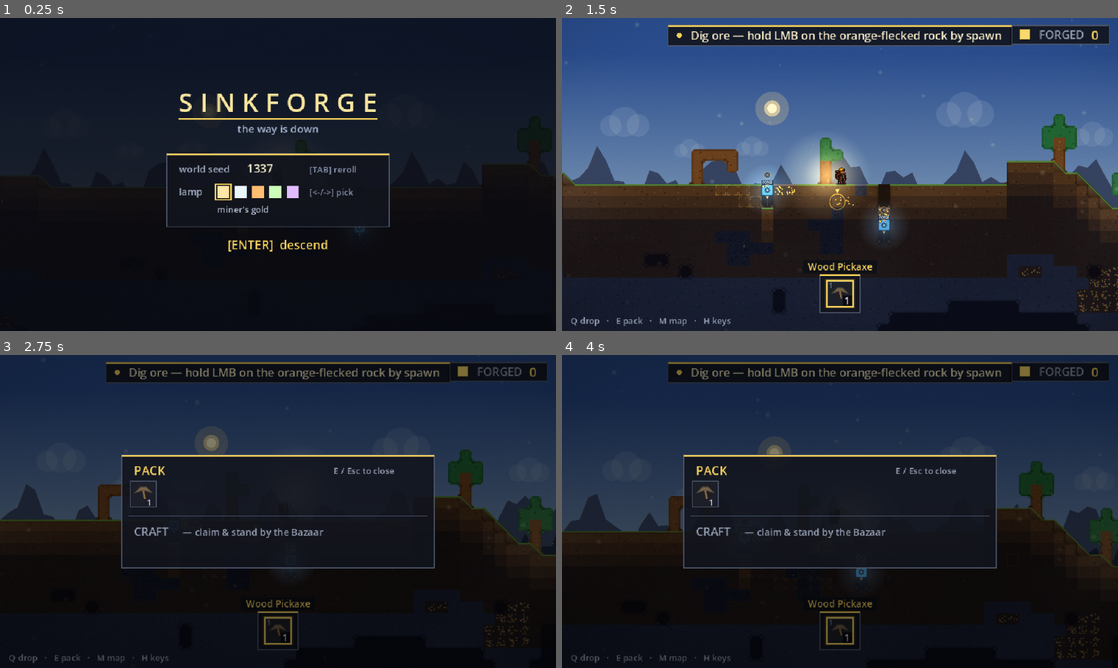
Above: before the commit, frames 1-4 (two rows, left to right).
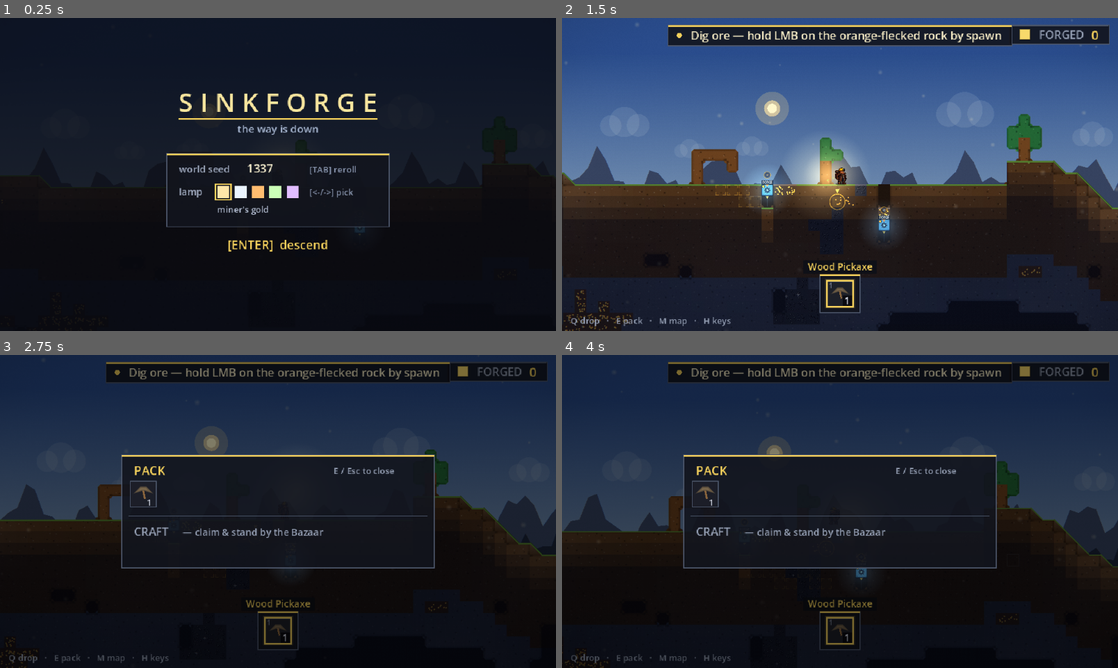
Above: after the commit, the same moments.

Repository: teohondascully/sinkforge
Game: Godot game, scene res://scenes/main.tscn
Same seed, same stepped clock (60 frames per second), same inputs: the game is played once before the commit and once after it.
Inputs (mouse positions are in pixels of both pictures, inside the frame that each line leads up to):
- Up to frame 1 (0.25 s): no input
- Up to frame 2 (1.5 s): tap Enter at 0.5 s; move the mouse to (962, 158) at 0.52 s; hold D (sf_right) 0.53-1.25 s; right-click (962, 158) at 0.6 s; click (962, 158) at 0.67 s; tap Space (sf_jump) at 0.77, 1.07 s; drag from (728, 190) to (812, 237) at 1.27 s
- Up to frame 3 (2.75 s): move the mouse to (333, 442) at 2.02 s; hold D (sf_right) from 2.03 s (still down); tap E (sf_craft) at 2.1 s
- Up to frame 4 (4 s): release D (sf_right) at 2.75 s; drag from (812, 574) to (673, 464) at 2.77 s; tap Space (sf_jump) at 3.5, 3.77 s; move the mouse to (1006, 558) at 3.52 s; hold A (sf_left) from 3.53 s (still down); tap Mouse wheel up (sf_cycle_prev) at 3.6 s

The runs differ from the first frame. In frame 1, 0.2% of the frame differs, in the area x 88-98%, y 34-48%; in frame 2, 1.8%, in the area x 0-100%, y 30-100%; in frame 3, 1.4%; in frame 4, 1.6%.

Commit message:
Ore quality tiers: rich ore + the Blast Furnace behind Enrichment (FABLE_50 #48)
Deeper = richer gets its second axis. Deep veins (at/below the deepslate
band) roll 45% RICH: a denser ore variant at 1.5x deposit that the plain
Forge cannot smelt - the Blast Furnace module (2 plate + 1 gear, behind
the Enrichment tech after Machining) pours TWO ingots from one. Glyph,
tooltip, hint, tech-tree chip, MiningRules (tier 2, hardness 2.4) all
wired; _test_rich_ore covers worldgen banding, the tier gate, the
research gate, the 1->2 smelt, and full conservation.

En route, two real bugs:

- Iron blobs could CREST through the seal onto the pre-breach shelf
 (the rich roll shifted worldgen's RNG and exposed it): _grow_vein
 gained a min_row floor; the iron pass hands it l2_top.

- The red RUNG-3 play-goal was a RAMP LIE, read off a frame trace of
 the real sequenced run: standing mid-ramp floats the body a half-tile
 above the column's solid, so dig_down_to's feet-probe read AIR forever
 and the lip-shuffle override (direction by neighbour-surface compare)
 shoved the body AWAY from the column - a permanent 3-state oscillation.
 Fix: cut the first SOLID cell straight DOWN the column - ask the
 COLUMN, not the toes. One correct rule replaced both hacks; the
 shuffle override is deleted.

ALL 12 HARNESS LAYERS PASS (sim suite + rich-ore tests; 13/13 play-goals).

Diff:
--- a/scenes/hints.gd
+++ b/scenes/hints.gd
@@ -31,6 +31,8 @@
 		"text": "SCANNER — select it and RMB fires a sonar pulse: every vein in range echoes through the rock."},
 	{"id": &"sapling", "item": &"sapling",
 		"text": "SAPLING — RMB plants it on grassy ground. It grows into a NEW TREE: wood is renewable."},
+	{"id": &"rich_ore", "item": &"rich_ore",
+		"text": "RICH ORE — too dense for the Forge. Research ENRICHMENT: a Blast Furnace pours TWO ingots from one."},
 	{"id": &"generator", "item": &"generator",
 		"text": "GENERATOR — place it, then drop COAL on it (Q). It radiates POWER to machines nearby."},
 	{"id": &"conduit", "item": &"conduit",
--- a/scenes/hud.gd
+++ b/scenes/hud.gd
@@ -98,6 +98,8 @@
 	&"iron_pickaxe": "tier-3 pick — the fastest made; keyed for what waits under L2",
 	&"wood_axe": "an old hatchet — your pick chops trees now; this is a keepsake",
 	&"sapling": "RMB plants it on grassy ground — a new tree grows (renewable wood)",
+	&"rich_ore": "high-grade ore from the deep shelf — a Blast Furnace pours 2 ingots from 1",
+	&"blast_furnace": "smelts RICH ore 1 → 2 ingots — the deep veins' payoff",
 	&"scanner": "sonar — select it, RMB pulses: nearby veins echo through the rock",
 	&"rope": "RMB above a drop — it unrolls down; W/S climbs it",
 	&"torch": "RMB on a wall-backed cell — light that STAYS",
--- a/scenes/main.gd
+++ b/scenes/main.gd
@@ -163,6 +163,7 @@
 		load("res://src/data/machines/plate_press.tres"),
 		load("res://src/data/machines/gear_mill.tres"),
 		load("res://src/data/machines/h_drill.tres"),     # the Borer — sideways extraction (FABLE_50 #46)
+		load("res://src/data/machines/blast_furnace.tres"),   # 1 rich ore → 2 ingots (#48, Enrichment)
 	]
 	for def: MachineDef in _craftable:
 		_machine_defs_by_id[def.id] = def
--- a/scenes/visuals.gd
+++ b/scenes/visuals.gd
@@ -27,6 +27,7 @@
 	# tags have no _BEHAVIORS entry (they fall through to the recipe runner), they exist so each module
 	# visibly announces its one product (per-item legibility, the modules' whole point).
 	&"iron_forge": {"kind": "furnace", "color": Color(0.40, 0.48, 0.62)}, # steel-blue furnace — smelts iron
+	&"blast_furnace": {"kind": "furnace", "color": Color(0.82, 0.60, 0.28)}, # white-gold heat — 1 rich ore → 2 ingots (#48)
 	&"plate_press": {"kind": "press", "color": Color(0.52, 0.57, 0.68)},  # slab-grey — presses plates
 	&"gear_mill": {"kind": "gear", "color": Color(0.72, 0.56, 0.26)},     # bronze — mills gears
 	&"h_drill": {"kind": "h_drill", "color": Color(0.56, 0.46, 0.32)},    # earth-steel — the sideways Borer
@@ -323,6 +324,8 @@
 		return Color(0.45, 0.85, 0.95)        # sonar cyan — the prospecting handheld (FABLE_50 #27)
 	if item == &"sapling":
 		return Color(0.44, 0.66, 0.30)        # young leaf-green — the renewable-wood seed (#38)
+	if item == &"rich_ore":
+		return Color(1.0, 0.86, 0.46)         # white-gold — the high-grade vein's chunk (#48)
 	if item == &"iron":
 		return Color(0.72, 0.76, 0.85)        # pale steel — L2's signature ore
 	if item == &"iron_ingot":
@@ -348,6 +351,8 @@
 	match item:
 		&"ore":
 			_item_ore(canvas, center, size)
+		&"rich_ore":
+			_item_rich_ore(canvas, center, size)
 		&"iron":
 			_item_iron(canvas, center, size)
 		&"ingot":
@@ -378,6 +383,16 @@
 			canvas.draw_rect(Rect2(center - Vector2(size, size) * 0.5, Vector2(size, size)), item_color(item))
 
 
+## RICH ORE (#48) — the same rough nugget, crowded with brighter white-gold flecks: quality READS.
+static func _item_rich_ore(canvas: CanvasItem, c: Vector2, size: float) -> void:
+	_poly(canvas, c, size, [Vector2(-0.34, -0.06), Vector2(-0.10, -0.34), Vector2(0.28, -0.24),
+		Vector2(0.36, 0.14), Vector2(0.06, 0.34), Vector2(-0.30, 0.22)], Color(0.40, 0.40, 0.46))
+	for f: Vector2 in [Vector2(-0.14, 0.00), Vector2(0.10, -0.14), Vector2(0.20, 0.10),
+			Vector2(-0.02, 0.20), Vector2(-0.04, -0.20)]:
+		canvas.draw_circle(c + f * size, size * 0.06, Color(1.0, 0.86, 0.46))
+		canvas.draw_circle(c + f * size - Vector2(size * 0.02, size * 0.02), size * 0.025, Color(1.0, 0.97, 0.80))
+
+
 ## SAPLING (#38) — a sprout in a root ball: two young leaves on a stem, the seed of a new tree.
 static func _item_sapling(canvas: CanvasItem, c: Vector2, size: float) -> void:
 	var stem := Color(0.48, 0.36, 0.22)
--- a/src/core/factory_sim.gd
+++ b/src/core/factory_sim.gd
@@ -803,7 +803,7 @@
 ## Materials that mine as a "vein" (cavity model): a hand-burst + a drillable wall deposit, dropping their
 ## own item. Ore and coal both. (Coal is mined the same painful way → the demand-web, docs/MINING.md.)
 func _is_ore_like(material: StringName) -> bool:
-	return material == &"ore" or material == &"coal" or material == &"iron"
+	return material == &"ore" or material == &"coal" or material == &"iron" or material == &"rich_ore"
 
 
 ## The hand-mined BURST size for an ore cell — a juicy 3-8, deterministic per cell (a stable hash, no RNG
--- a/src/core/layered_world_gen.gd
+++ b/src/core/layered_world_gen.gd
@@ -55,6 +55,10 @@
 ## depth_frac as body size/chance.
 const ORE_AMOUNT_BASE: int = 30
 const ORE_AMOUNT_DEPTH_BONUS: int = 170
+## ORE QUALITY (#48): vein seeds landing in/below the deepslate band roll this often into RICH ORE
+## (the high-grade variant — Blast Furnace smelts 1 → 2 ingots), carrying more per-cell deposit too.
+const RICH_CHANCE: float = 0.45
+const RICH_AMOUNT_MULT: float = 1.5
 
 
 ## Earth → stone happens in the heightmap base; below this ABSOLUTE row a third band turns to deepslate,
@@ -195,7 +199,14 @@
 			continue                            # rejected — most shallow seeds die here (the band)
 		var size: int = ORE_SIZE_MIN + int(round(depth_frac * float(ORE_SIZE_DEPTH_BONUS)))
 		var richness: int = ORE_AMOUNT_BASE + int(round(depth_frac * float(ORE_AMOUNT_DEPTH_BONUS)))
-		_grow_vein(world, rng, Vector2i(cx, cy), size, richness)
+		# ORE QUALITY (FABLE_50 #48): a vein seeded in/below the deepslate band may come up RICH — a
+		# visibly denser high-grade variant (1 rich ore smelts 2 ingots in the Blast Furnace). Deeper =
+		# richer gains a second axis: down there veins aren't just bigger, they're better.
+		var material: StringName = &"ore"
+		if cy >= DEEPSLATE_ROW and rng.randf() < RICH_CHANCE:
+			material = &"rich_ore"
+			richness = int(round(float(richness) * RICH_AMOUNT_MULT))
+		_grow_vein(world, rng, Vector2i(cx, cy), size, richness, material)
 
 
 ## A depth-banded COAL pass — the drill's fuel. Same machinery as ore veins (cavity model), its own
@@ -220,13 +231,17 @@
 ## cell and add its rock neighbours, so the body comes out fat + contiguous — a real ore BODY you can line
 ## the top of with a row of drills, each boring its own column down through it (the scaling supply loop).
 ## Every converted cell carries the vein's depth-scaled `richness` (its finite per-cell deposit).
-func _grow_vein(world: WorldData, rng: RandomNumberGenerator, seed_cell: Vector2i, size: int, richness: int, material: StringName = &"ore") -> void:
+## `min_row` floors the blob: a frontier cell above it is refused — IRON must never crest through the
+## seal rows onto the pre-breach shelf (a latent leak surfaced when #48's rich roll shifted the RNG
+## sequence: a blob seeded just under the seal could climb through rows the seal stamp later re-fills
+## and leave its crest ABOVE them, handing out L2's signature ore before the breach).
+func _grow_vein(world: WorldData, rng: RandomNumberGenerator, seed_cell: Vector2i, size: int, richness: int, material: StringName = &"ore", min_row: int = 0) -> void:
 	var filled: Dictionary = {}
 	var frontier: Array[Vector2i] = [seed_cell]
 	var placed: int = 0
 	while placed < size and not frontier.is_empty():
 		var cell: Vector2i = frontier.pop_at(rng.randi_range(0, frontier.size() - 1))
-		if filled.has(cell) or not world.in_bounds(cell):
+		if filled.has(cell) or not world.in_bounds(cell) or cell.y < min_row:
 			continue
 		var here: StringName = world.blocks.get(cell, &"")
 		if here != &"earth" and here != &"stone" and here != &"deepslate":
@@ -251,7 +266,7 @@
 		var cy: int = rng.randi_range(l2_top, world.rows - 1)
 		var depth_frac: float = float(cy - l2_top) / float(maxi(1, world.rows - l2_top))
 		var size: int = IRON_SIZE_MIN + int(round(depth_frac * float(IRON_SIZE_DEPTH_BONUS)))
-		_grow_vein(world, rng, Vector2i(cx, cy), size, IRON_AMOUNT, &"iron")
+		_grow_vein(world, rng, Vector2i(cx, cy), size, IRON_AMOUNT, &"iron", l2_top)
 
 
 ## Stamp THE SEAL: an unbroken full-width sealrock band (rows SEAL_TOP..+SEAL_ROWS-1), filling even
--- /dev/null
+++ b/src/data/machines/blast_furnace.tres
@@ -0,0 +1,15 @@
+[gd_resource type="Resource" script_class="MachineDef" load_steps=3 format=3]
+
+[ext_resource type="Script" path="res://src/data/machine_def.gd" id="1_machine"]
+[ext_resource type="Resource" path="res://src/data/recipes/smelt_rich.tres" id="2_recipe"]
+
+[resource]
+script = ExtResource("1_machine")
+id = &"blast_furnace"
+display_name = "Blast Furnace"
+behavior = &"blast_furnace"
+recipe = ExtResource("2_recipe")
+craft_cost = {
+&"gear": 1,
+&"plate": 2
+}
--- /dev/null
+++ b/src/data/materials/rich_ore.tres
@@ -0,0 +1,15 @@
+[gd_resource type="Resource" script_class="MaterialDef" load_steps=2 format=3]
+
+[ext_resource type="Script" path="res://src/data/material_def.gd" id="1_mat"]
+
+[resource]
+script = ExtResource("1_mat")
+id = &"rich_ore"
+display_name = "Rich Ore"
+layer = &"block"
+base_color = Color(0.28, 0.22, 0.18, 1)
+grain = true
+cap_color = Color(0, 0, 0, 0)
+nugget_color = Color(1.0, 0.86, 0.46, 1)
+nugget_count = 11
+depth_darken = 0.25
--- a/src/data/mining_rules.gd
+++ b/src/data/mining_rules.gd
@@ -26,6 +26,7 @@
 	&"coal": &"pick",
 	&"deepslate": &"pick",
 	&"iron": &"pick",
+	&"rich_ore": &"pick",
 	&"sealrock": &"pick",
 	&"wood": &"pick",
 	&"leaves": &"pick",
@@ -38,6 +39,7 @@
 const REQUIRED_TIER: Dictionary = {
 	&"deepslate": 2,
 	&"iron": 2,          # L2's ore lives in the deepslate zone — the same pick works both
+	&"rich_ore": 2,      # the high-grade veins live in/below the deepslate band (#48) — same honest gate
 	&"sealrock": 99,     # THE SEAL is un-hand-mineable by ANY pick, forever: the L1→L2 gate is a
 	                     # THROUGHPUT wall — only a fed Descent Engine breaches it (docs/PROGRESSION.md §2)
 }
@@ -51,6 +53,7 @@
 	&"coal": 1.50,
 	&"deepslate": 2.80,
 	&"iron": 3.0,
+	&"rich_ore": 2.4,
 	&"wood": 0.70,
 	&"leaves": 0.10,
 }
--- /dev/null
+++ b/src/data/recipes/smelt_rich.tres
@@ -0,0 +1,14 @@
+[gd_resource type="Resource" script_class="RecipeDef" load_steps=2 format=3]
+
+[ext_resource type="Script" path="res://src/data/recipe_def.gd" id="1_recipe"]
+
+[resource]
+script = ExtResource("1_recipe")
+id = &"smelt_rich"
+inputs = {
+&"rich_ore": 1
+}
+outputs = {
+&"ingot": 2
+}
+time = 2.2
--- a/src/data/research_rules.gd
+++ b/src/data/research_rules.gd
@@ -61,12 +61,19 @@
 		"unlocks": [&"plate_press", &"gear_mill", &"h_drill"],   # the crafter modules + the Borer
 		                                       # (the Borer is machining's PAYOFF: priced in plates+gears)
 	},
+	&"enrichment": {
+		"name": "Enrichment",
+		"requires": &"machining",
+		"sample": &"rich_ore",                 # analyze the sparkling rock you spotted on the shelf (#48)
+		"cost": {&"iron_ingot": 4},
+		"unlocks": [&"blast_furnace"],         # 1 rich ore -> 2 ingots — the quality axis pays out
+	},
 }
 
 ## Display/keybinding order for the bench rows (explicit, not dict-order-implicit). Prospecting sits
 ## BEFORE Power: the single-R bench walks you through the cheap sonar detour whose whole point is
 ## finding the veins that pay Power's 12-ingot wall. (The graph still shows them as a branch.)
-const ORDER: Array[StringName] = [&"automation", &"prospecting", &"power", &"descent", &"ironworks", &"machining"]
+const ORDER: Array[StringName] = [&"automation", &"prospecting", &"power", &"descent", &"ironworks", &"machining", &"enrichment"]
 
 
 static func tech(id: StringName) -> Dictionary:
--- a/tests/run_tests.gd
+++ b/tests/run_tests.gd
@@ -49,6 +49,7 @@
 	_test_torch()
 	_test_save_load()
 	_test_iron_chain()
+	_test_rich_ore()
 	_test_h_drill()
 	_test_filter_ratio_passthrough()
 	_test_research()
@@ -1459,6 +1460,54 @@
 		_check(present == net, "%s conserved through the chain (present=%d, net=%d)" % [item, present, net])
 
 
+## ORE QUALITY (FABLE_50 #48): vein seeds landing in/below the deepslate band come up RICH — a distinct
+## material (it READS in-world) whose chunk the Enrichment-gated BLAST FURNACE smelts 1 → 2 ingots.
+## Deeper = richer gains its second axis: deep veins aren't just bigger, they're better.
+func _test_rich_ore() -> void:
+	print("- rich ore + the blast furnace (#48)")
+	# Worldgen: rich veins exist, and only around/below the deepslate band (seeds are band-gated; a
+	# grown blob may crest a few rows above its seed, never further).
+	var gen := LayeredWorldGen.new()
+	var world: WorldData = gen.generate(FactorySim.GRID_COLS, FactorySim.GRID_ROWS, 4242)
+	var rich_cells: int = 0
+	var too_shallow: int = 0
+	for cell: Vector2i in world.blocks:
+		if world.blocks[cell] == &"rich_ore":
+			rich_cells += 1
+			if cell.y < LayeredWorldGen.DEEPSLATE_ROW - 8:
+				too_shallow += 1
+	_check(rich_cells > 0, "worldgen seeded rich veins (%d cells)" % rich_cells)
+	_check(too_shallow == 0, "rich ore stays a DEEP find (none far above the band; %d strays)" % too_shallow)
+	_check(MiningRules.required_tier(&"rich_ore") == 2, "rich ore wants the tier-2 pick (the shelf's own gate)")
+	# The research gate: the Blast Furnace crafts only once ENRICHMENT is in.
+	var sim: FactorySim = FactorySim.new()
+	var bf_def: MachineDef = load("res://src/data/machines/blast_furnace.tres")
+	_check(ResearchRules.locking_tech(&"blast_furnace") == &"enrichment", "the Blast Furnace gates on Enrichment")
+	sim.inventory[&"plate"] = 2; sim.total_produced[&"plate"] = 2
+	sim.inventory[&"gear"] = 1; sim.total_produced[&"gear"] = 1
+	_check(not sim.craft(bf_def), "the Blast Furnace refuses before Enrichment")
+	for t: StringName in [&"automation", &"power", &"descent", &"ironworks", &"machining"]:
+		sim.research[t] = true
+	sim.inventory[&"rich_ore"] = 1; sim.total_produced[&"rich_ore"] = 1
+	sim.inventory[&"iron_ingot"] = 4; sim.total_produced[&"iron_ingot"] = 4
+	_check(sim.research_tech(&"enrichment"), "Enrichment researches (rich-ore sample + 4 iron ingots)")
+	_check(sim.craft(bf_def), "…and the Blast Furnace crafts (2 plate + 1 gear)")
+	# 1 rich ore → 2 ingots, gravity-fed, conserved (double the plain forge's 2-ore-per-ingot density).
+	sim.set_solid(Vector2i(6, 6), &"stone")
+	sim.place_machine(bf_def, Vector2i(6, 3))
+	sim.inventory[&"rich_ore"] = int(sim.inventory.get(&"rich_ore", 0)) + 3
+	sim.total_produced[&"rich_ore"] = int(sim.total_produced.get(&"rich_ore", 0)) + 3
+	sim.drop_item(Vector2i(6, 1), &"rich_ore", 3)
+	for _i: int in 400:
+		sim.tick()
+	var pile: Dictionary = sim.ground.get(Vector2i(6, 5), {})
+	_check(int(pile.get(&"ingot", 0)) == 6, "3 rich ore poured in came out 6 ingots (%s)" % str(pile))
+	for item: StringName in [&"rich_ore", &"ingot", &"plate", &"gear", &"iron_ingot"]:
+		var present: int = _items_present(sim, item)
+		var net: int = int(sim.total_produced.get(item, 0)) - int(sim.total_consumed.get(item, 0))
+		_check(present == net, "%s conserved through enrichment (present=%d, net=%d)" % [item, present, net])
+
+
 ## FILTERS, RATIOS & PASS-THROUGH (FABLE_50 #49 — the routing kit): (a) every recipe machine passes
 ## through what its recipe doesn't want (a mixed stream sorts ITSELF down a machine stack); (b) a
 ## hopper keeps the FIRST thing it tastes and passes the rest (R re-tastes); (c) the splitter's
--- a/tools/play_agent.gd
+++ b/tools/play_agent.gd
@@ -253,11 +253,16 @@
 		var dx: float = col_x - player.position.x
 		var centred: bool = absf(dx) < 6.0
 		player.input_dir = 0.0 if centred else signf(dx)
-		# Only sink while plumb over the column — mine the block under the feet, and the vein once reachable.
-		if centred:
-			var feet: Vector2i = main._cell_at(player.position + Vector2(0.0, Player.HEIGHT * 0.5 + 2.0))
-			if feet.x == col and sim.is_solid(feet) and main._can_reach(feet):
-				if main.try_mine(feet):
+		# Only sink while plumb over the column. The cell to cut is the first SOLID cell straight DOWN
+		# the column from the body — asking the COLUMN, not the toes: a feet-probe lies whenever the
+		# body is held up by a surface ramp or a straddled ledge (the walkable surface can float the
+		# body a full row above the column's own solid, and the probe reads open air forever).
+		if centred and player.on_floor:
+			var work := Vector2i(col, main._cell_at(player.position).y + 1)
+			while work.y < cell.y and not sim.is_solid(work):
+				work.y += 1
+			if sim.is_solid(work) and main._can_reach(work):
+				if main.try_mine(work):
 					mines += 1
 			if main._can_reach(cell):
 				if main.try_mine(cell):
--- a/tools/play_tests.gd
+++ b/tools/play_tests.gd
@@ -361,17 +361,19 @@
 	if not await agent.walk_to_column(col, 1200):
 		return await _finish(agent, false, "never reached the build site")
 	var top: int = sim.surface_row(col)
-	# Dig the 2-deep socket from ON TOP of it — each cut is straight below the feet (always in line of
-	# sight; a perfect-diagonal cut is honestly corner-blocked), riding the hole down as it deepens.
-	for y: int in range(top, top + 2):
-		var cell := Vector2i(col, y)
-		var g: int = 0
-		while sim.is_solid(cell) and g < 40:
-			agent.do_mine(cell)
-			await agent.wait(4); g += 1
-		if sim.is_solid(cell):
-			return await _finish(agent, false, "could not dig the module socket at %s" % str(cell))
-		await agent.wait(20)                                 # fall to the new floor before the next cut
+	# Guarantee the socket site (the RUNG-4 pattern): the column must be SOLID down through the socket
+	# + its floor — a worldgen cave/tunnel under this col (pure vein-RNG luck, it shifts whenever a
+	# gen pass changes) would drop the body out of reach mid-dig. The dig itself stays the tested verb.
+	for y: int in range(top, top + 3):
+		if not sim.is_solid(Vector2i(col, y)):
+			sim.set_solid(Vector2i(col, y), &"earth")
+	# Sink the 2-deep socket exactly like a player does — the proven dig_down_to loop (stay CENTRED
+	# over the column, cut under the feet, fall in, repeat). The old hand-rolled version could stall
+	# with the feet straddling the socket lip: a cell-match stop leaves the body standing on the
+	# neighbour floor, never falling in, and the second cut corner-blocks forever.
+	if not await agent.dig_down_to(Vector2i(col, top + 1)):
+		return await _finish(agent, false, "could not dig the module socket at %s" % str(Vector2i(col, top + 1)))
+	await agent.wait(20)                                     # settle on the socket floor
 	# Out of the socket (a 2-tile wall — exactly what the jump clears) and to its lip.
 	if not await agent.walk_to_column(col + 1, 900):
 		return await _finish(agent, false, "could not jump out of the socket")
